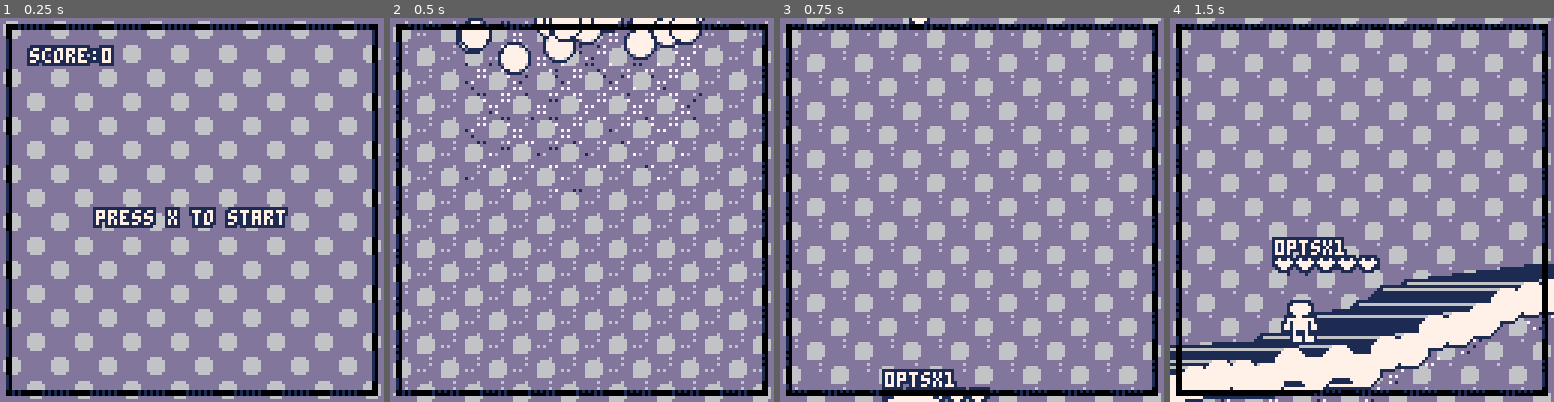
Above: before the commit, frames 1-4 (left to right).
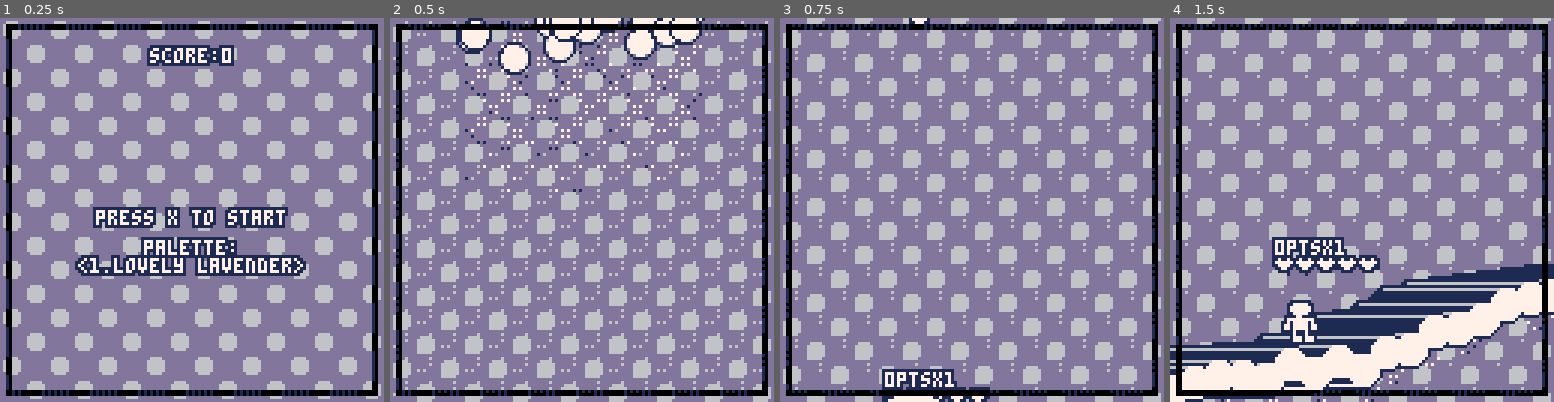
Above: after the commit, the same moments.

Repository: seleb/p8jam2
Game: PICO-8 cartridge bridge.p8
Two runs of this game, one before a commit and one after it. Both use one fixed random seed, a clock stepped at 60 frames per second and the inputs below.
Inputs:
- Up to frame 1 (0.25 s): no input
- Up to frame 2 (0.5 s): tap X (X key) at 0.33 s
- Up to frame 3 (0.75 s): tap O (Z key) at 0.7 s
- Up to frame 4 (1.5 s): tap X (X key) at 1.07 s

The runs differ from the first frame. In frame 1, 6.4% of the frame differs, in the area x 7-80%, y 7-68%; in frame 2, nothing differs; in frame 3, nothing differs; in frame 4, nothing differs.

Commit message:
centered print, palette names

Diff:
--- a/bridge.p8
+++ b/bridge.p8
@@ -127,6 +127,23 @@
 
  menu = "press x to start"
  col_offset = 0
+ pal_names = {}
+ add(pal_names,"2.cherries 'n cream")
+ add(pal_names,"3.apple pie")
+ add(pal_names,"4.yellowjacket")
+ add(pal_names,"5.toxic waste")
+ add(pal_names,"6.gators")
+ add(pal_names,"7.underwater")
+ add(pal_names,"8.gum underneath a table")
+ add(pal_names,"9.too much halloween candy")
+ add(pal_names,"10.blackstars")
+ add(pal_names,"11.windows high contrast")
+ add(pal_names,"12.blue raspberry")
+ add(pal_names,"13.hardmode")
+ add(pal_names,"14.poison toffee")
+ add(pal_names,"15.forest highway")
+ add(pal_names,"16.covered in cobalt")
+ add(pal_names,"1.lovely lavender")
  pal_swap(-1)
 end
 
@@ -654,8 +671,11 @@
   draw_hud()
   draw_pops()
  else
-  print_ol(menu,cam.x+64-#menu*4/2,cam.y+64,7+time()*5%2)
-  print_ol("score:"..hud.score, cam.x+10, cam.y+10)
+  camera(0,0)
+  print_ol_c(menu,64,7+time()*5%2)
+  print_ol_c("score:"..hud.score, 10, 10)
+  print_ol_c("palette:",64+10)
+  print_ol_c("<"..pal_names[col_offset+1]..">",64+16)
  end
 
  draw_border()
@@ -674,6 +694,10 @@
  end
  end
  print(s,_x,_y,8)
+end
+
+function print_ol_c(s,_y)
+ print_ol(s,64-#s*4/2,_y)
 end
 __gfx__
 00000000000000000000000000002222222000000000000000000000000000000000000077007700000000000000000000000000000000000000000000000000
